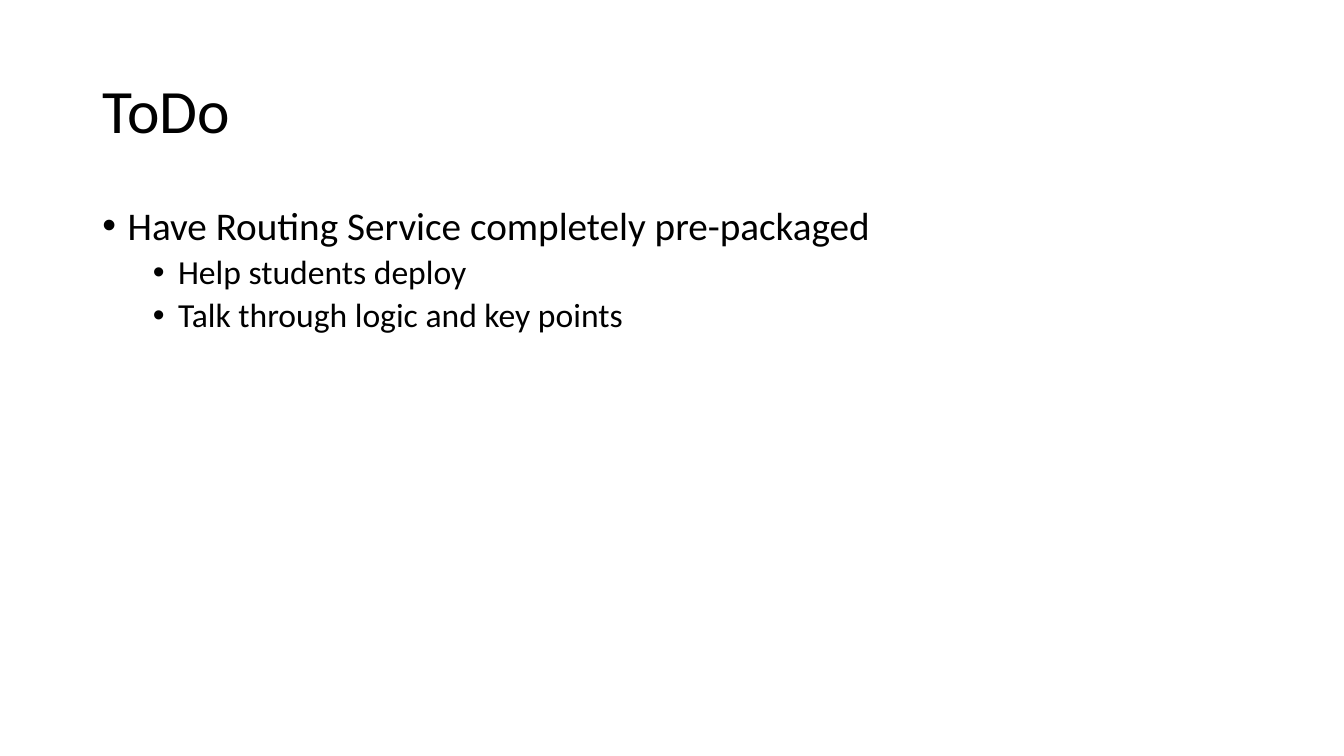
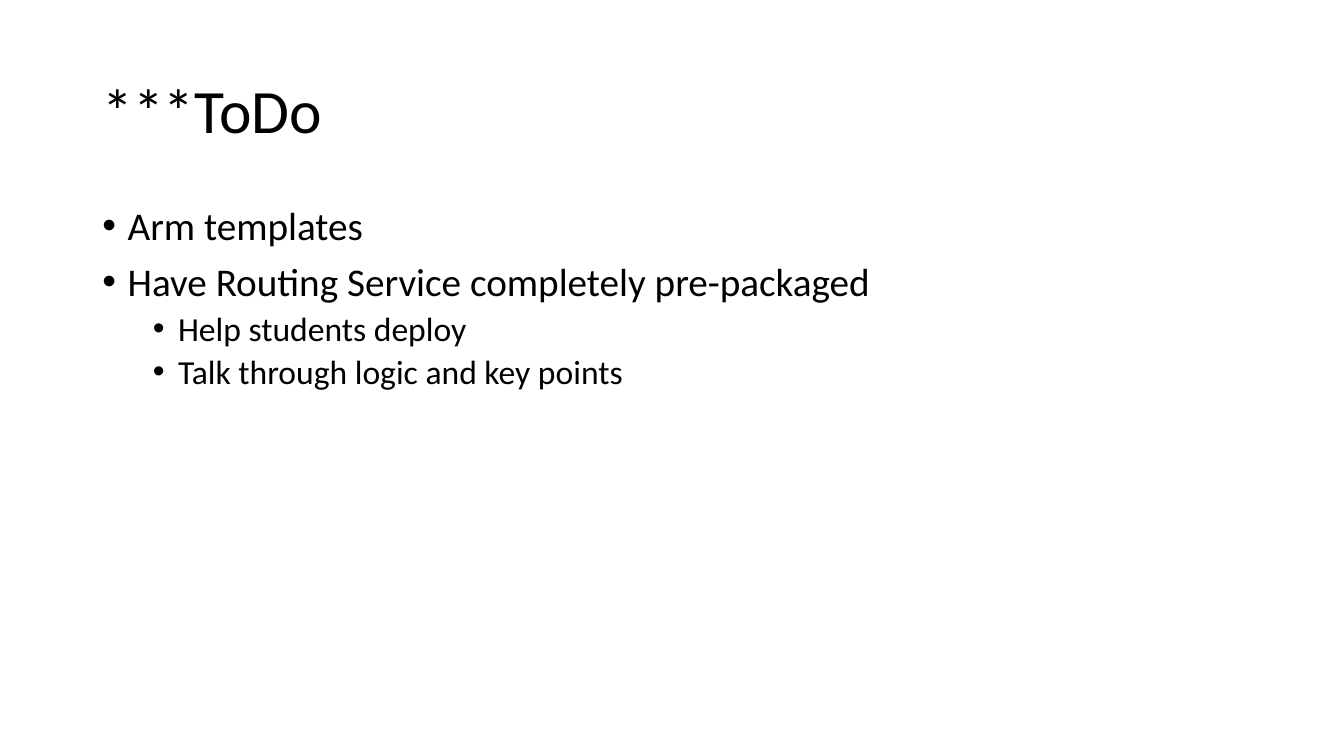
Before and after one commit to scottctr/EdaWorkshop, a slide deck: slide 2 of Sprint3/EdaWorkshop_Sprint3.pptx. Drawn at 1344x756 pixels with LibreOffice and Linux fonts; fonts in the diff are those of the drawing. Boxes give left, top, right and bottom in pixels: in the first picture for what was removed or moved away, otherwise in the second. Text is boxed around its words. In the diff, an @@ line names an element or a change of style, - is before the commit and + after.

```diff
--- a/Sprint3/EdaWorkshop_Sprint3.pptx
+++ b/Sprint3/EdaWorkshop_Sprint3.pptx
@@ title at [102,89,321,134]: text changed @@
-ToDo
+***ToDo
@@ text at [128,212,363,247]: paragraph added @@
+• Arm templates
```
Also in this commit, not shown: 6 other files.
